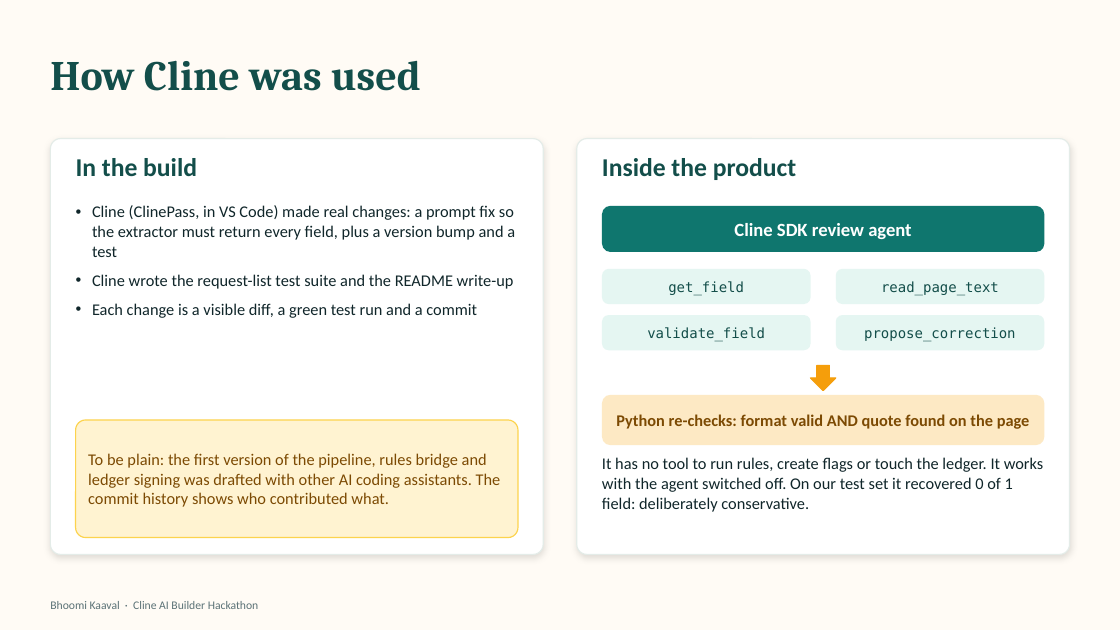
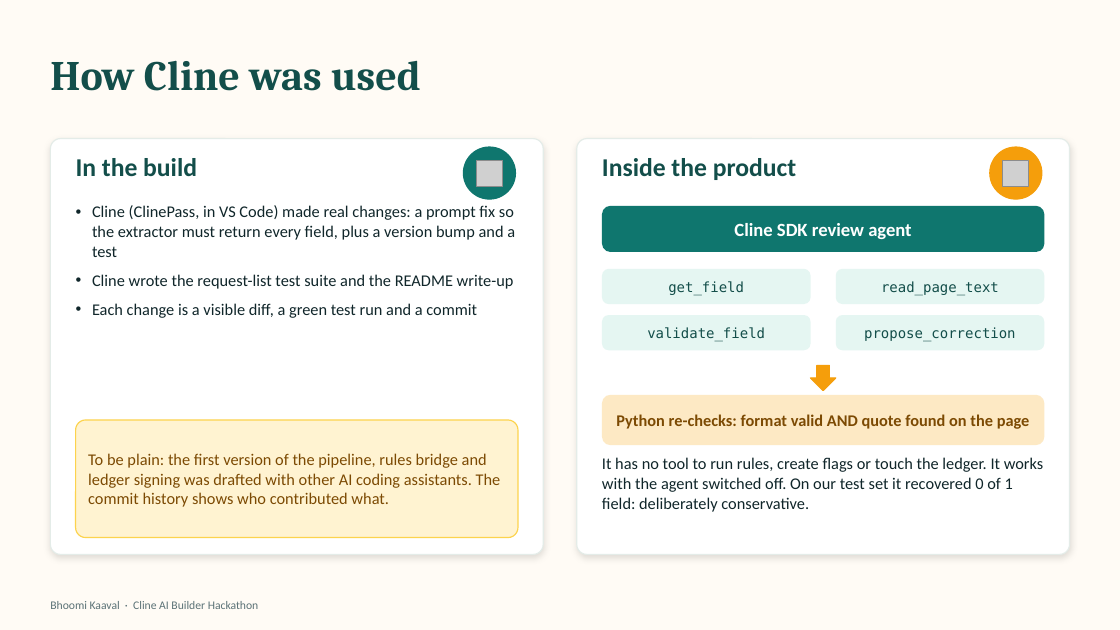
Before and after one commit to hardik23jain-glitch/ClueLess, a slide deck: slide 11 of docs/Bhoomi_Kaaval_Deck.pptx (slide 10 before the commit). Drawn at 1120x630 pixels with LibreOffice and Linux fonts; fonts in the diff are those of the drawing; grey boxes stand for pictures. Boxes give left, top, right and bottom in pixels: in the first picture for what was removed or moved away, otherwise in the second. Text is boxed around its words. In the diff, an @@ line names an element or a change of style, - is before the commit and + after.

Commit message:
docs: deck with icons and real app screenshots (16 slides), PDF re-exported

```diff
--- a/docs/Bhoomi_Kaaval_Deck.pptx
+++ b/docs/Bhoomi_Kaaval_Deck.pptx
@@ ellipse added at (x1=464, y1=147, x2=516, y2=199), fill #0F766E, outline #0F766E 1 pt @@
@@ ellipse added at (x1=990, y1=147, x2=1042, y2=199), fill #F59E0B, outline #F59E0B 1 pt @@
@@ picture added at (x1=476, y1=160, x2=502, y2=187) @@
@@ picture added at (x1=1003, y1=160, x2=1029, y2=187) @@
```
Also in this commit, not shown: 10 other slides changed, 1 slide added, 1 other file.
